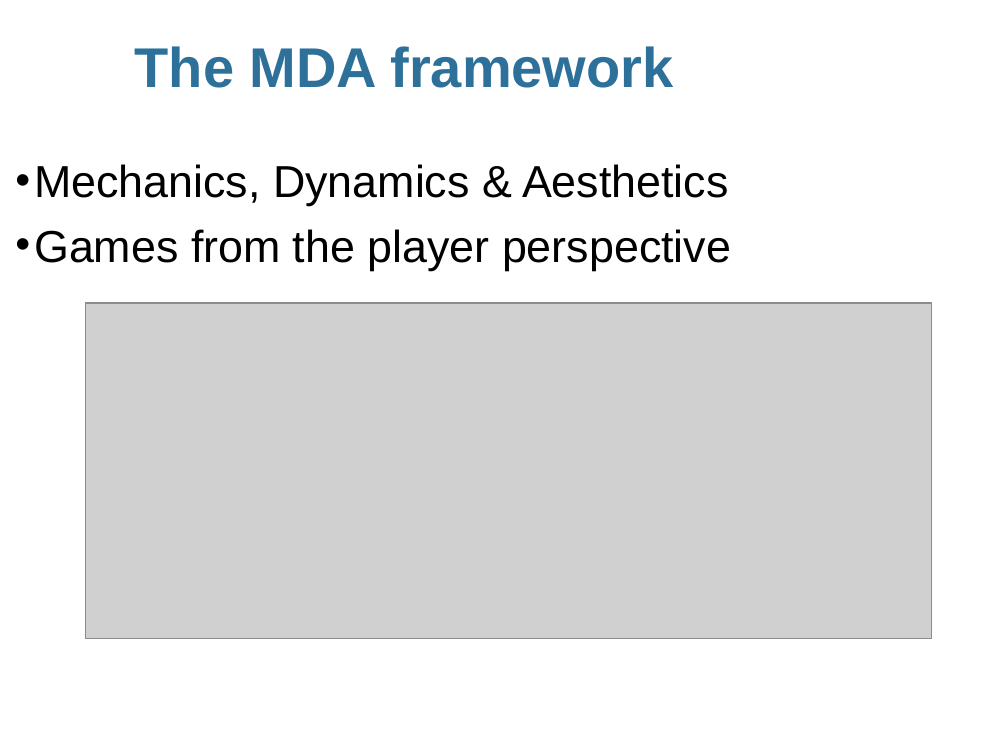
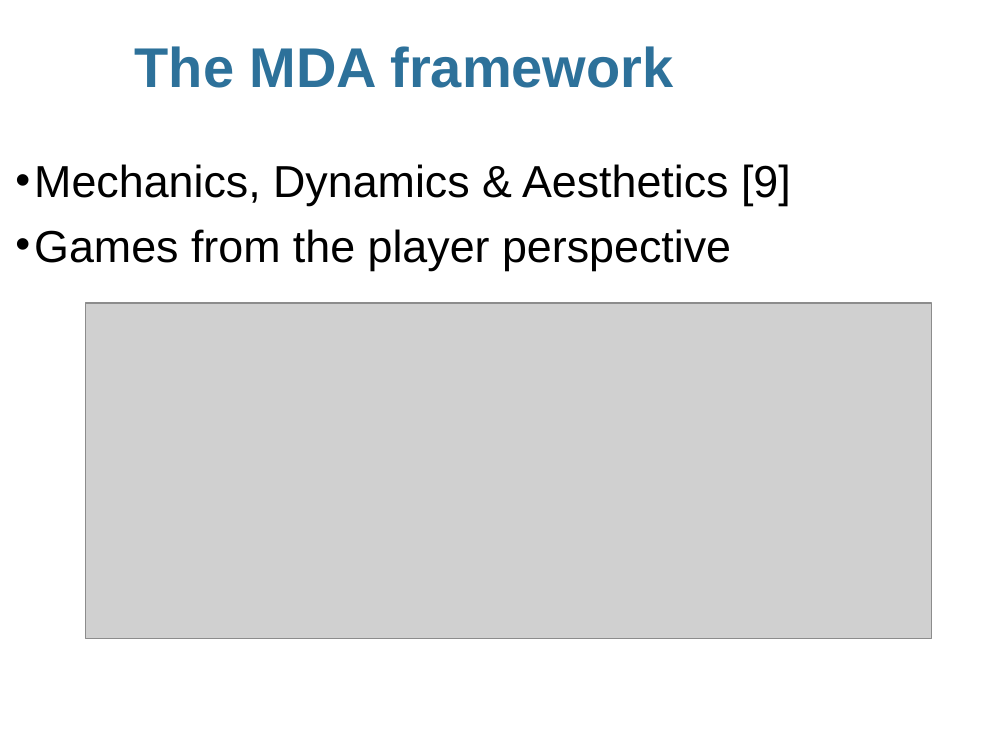
Before and after one commit to LUDES-PESC/Generico, a slide deck: slide 5 of Artigos Apresentados/SBGames2017_Onthology.pptx. Drawn at 1008x756 pixels with LibreOffice and Linux fonts; fonts in the diff are those of the drawing; grey boxes stand for pictures; background and template pictures are left out. Boxes give left, top, right and bottom in pixels: in the first picture for what was removed or moved away, otherwise in the second. Text is boxed around its words. In the diff, an @@ line names an element or a change of style, - is before the commit and + after.

```diff
--- a/Artigos Apresentados/SBGames2017_Onthology.pptx
+++ b/Artigos Apresentados/SBGames2017_Onthology.pptx
@@ text at [34, 164, 791, 206]: text changed @@
-• Mechanics, Dynamics & Aesthetics
+• Mechanics, Dynamics & Aesthetics [9]
```
Also in this commit, not shown: 3 other slides changed, 3 slides added.
